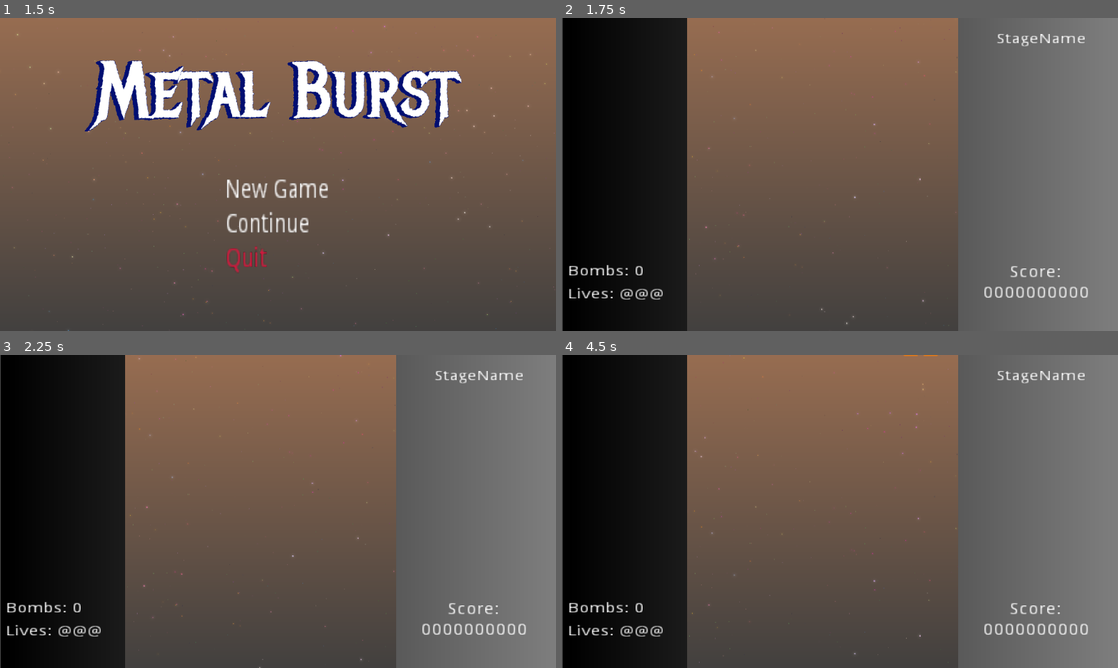
Above: before the commit, frames 1-4 (two rows, left to right).
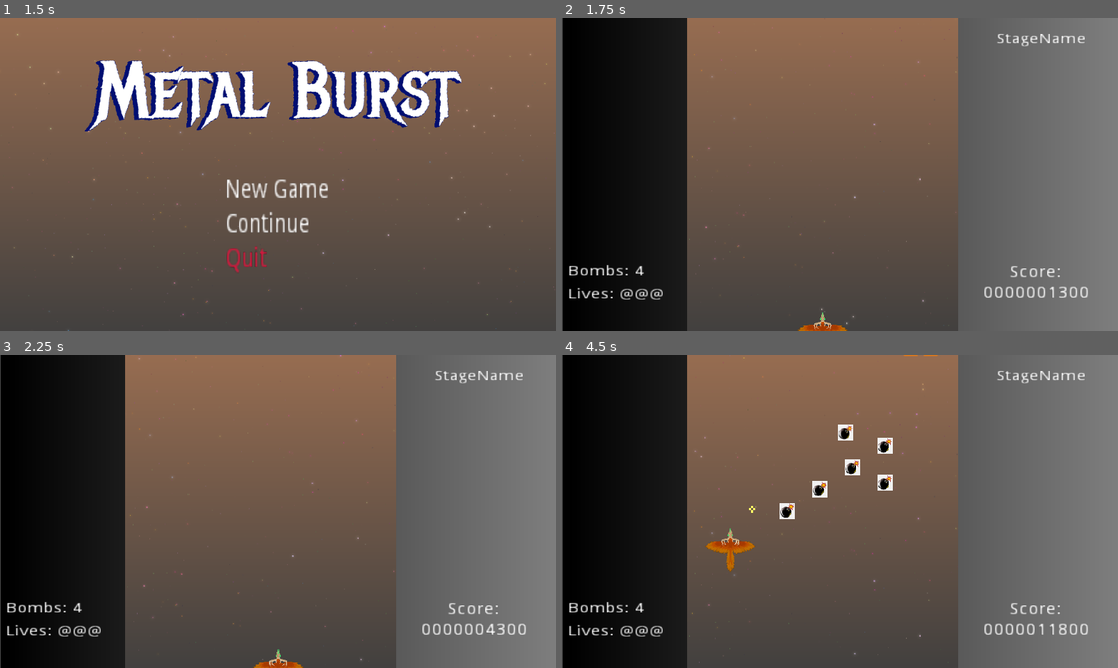
Above: after the commit, the same moments.

Repository: kyperbelt/MetalBurstPGJ
Game: Godot game, scene res://Screens/TitleScreen.tscn
Two runs of this game, one before a commit and one after it. Both use one fixed random seed, a clock stepped at 60 frames per second and the inputs below.
Inputs:
- Up to frame 1 (1.5 s): tap Enter (ui_accept) at 0.5, 0.77 s; hold D (move_right) 0.53-1.28 s; hold X (player_bomb) 0.53-1.28 s; hold S (move_down) from 1.28 s (still down); tap Space (fire) at 1.35 s
- Up to frame 2 (1.75 s): keep holding S (move_down); tap Enter (ui_accept) at 1.52 s; tap X (player_bomb) at 1.55 s
- Up to frame 3 (2.25 s): release S (move_down) at 2.03 s; hold D (move_right) from 2.03 s (still down); hold Shift (move_slower) from 2.03 s (still down)
- Up to frame 4 (4.5 s): tap X (player_bomb) at 2.3, 2.85 s; release D (move_right) at 2.78 s; release Shift (move_slower) at 2.78 s; hold W (move_up) 2.78-3.53 s; tap Enter (ui_accept) at 3.02, 3.77 s; hold X (player_bomb) 3.53-4.28 s; hold A (move_left) from 3.53 s (still down); tap Space (fire) at 4.35 s

Frame 1 is identical in both runs. In frame 2, 0.3% of the frame differs, in the area x 13-91%, y 79-100%; in frame 3, 0.3%; in frame 4, 1.4%, in the area x 13-91%, y 22-90%.
Error before the commit: Parse Error: Can't preload resource at path: res://placeholder_assets/bullet.png (res://Objects/Projectiles.gd:14)

Commit message:
Re-organization (Assets+)
-Few things broke by renaming folders. Fixed the lines
Problem Lines:
[Projectiles.gd] - Line 14-16
[Globals.gd] - Line 18

Diff:
--- a/MetalBurstGame/Globals.gd
+++ b/MetalBurstGame/Globals.gd
@@ -15,7 +15,7 @@
 	screen_size = OS.get_screen_size(0)
 	var window_size = OS.get_window_size()
 	OS.set_window_position(screen_size*0.5 - window_size*0.5)
-	player_bullet_image = preload("res://placeholder_assets/bullet.png")
+	player_bullet_image = preload("res://Assets_PlayerRelevant/bullet.png")
 
 
 func get_player():
--- a/MetalBurstGame/Objects/Projectiles.gd
+++ b/MetalBurstGame/Objects/Projectiles.gd
@@ -11,9 +11,9 @@
 const PLAYER_BOMB_VELOCITY = Vector2(0, -100)
 
 const PROJECTILE_TYPES = [
-	preload("res://placeholder_assets/bullet.png"),
-	preload("res://placeholder_assets/enemy_bullet.png"),
-	preload("res://placeholder_assets/player_bomb_sm.png")
+	preload("res://Assets_PlayerRelevant/bullet.png"),
+	preload("res://Assets_Danmaku/enemy_bullet.png"),
+	preload("res://Assets_PlayerRelevant/player_bomb_sm.png")
 ]
 export (int, "PLAYER_BULLET", "ENEMY_BULLET") var projectileType setget setProjectileType
 
